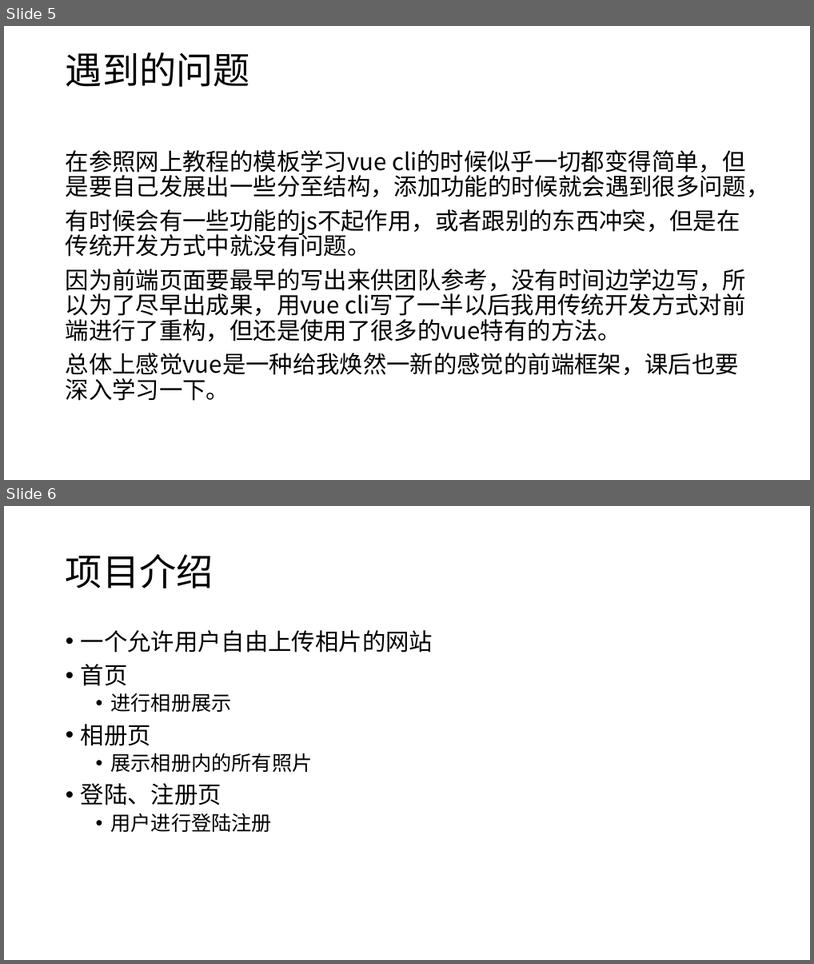
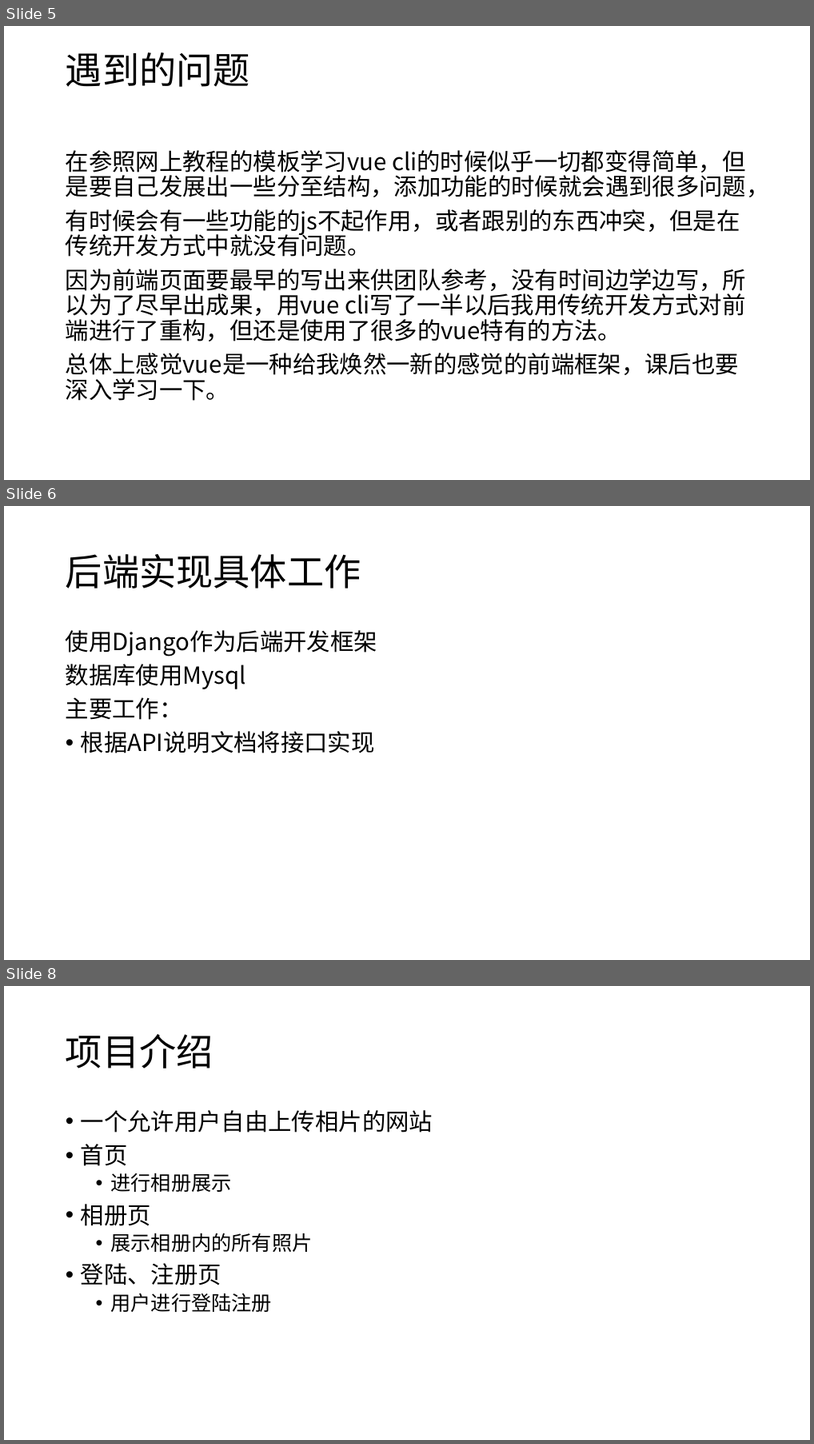
Before and after one commit to daxuliu/softwarelearn, a slide deck: 项目展示-1.pptx. Shown one above the other, each under a label of ours: slides 5 and 6 before the commit, slides 5, 6 and 8 after it; the slides between them are not shown. The pictures are 814x964 and 814x1444 pixels, drawn with LibreOffice and Linux fonts; fonts in the diff are those of the drawing. Boxes give left, top, right and bottom in pixels: in the first picture for what was removed or moved away, otherwise in the second. Text is boxed around its words. In the diff, an @@ line names an element or a change of style, - is before the commit and + after.

```diff
--- a/项目展示-1.pptx
+++ b/项目展示-1.pptx
@@ slide 6 added at (4, 506, 810, 960), background #FFFFFF @@
@@ title added at (66, 554, 362, 588), 44 pt, text #000000 @@
+后端实现具体工作
@@ text added at (66, 630, 378, 753), 28 pt, text #000000 @@
+使用Django作为后端开发框架
+数据库使用Mysql
+主要工作：
+• 根据API说明文档将接口实现
@@ what was slide 6 is now slide 8 @@
```
Also in this commit, not shown: 1 slide changed, 1 other slide added, 13 slides removed.
